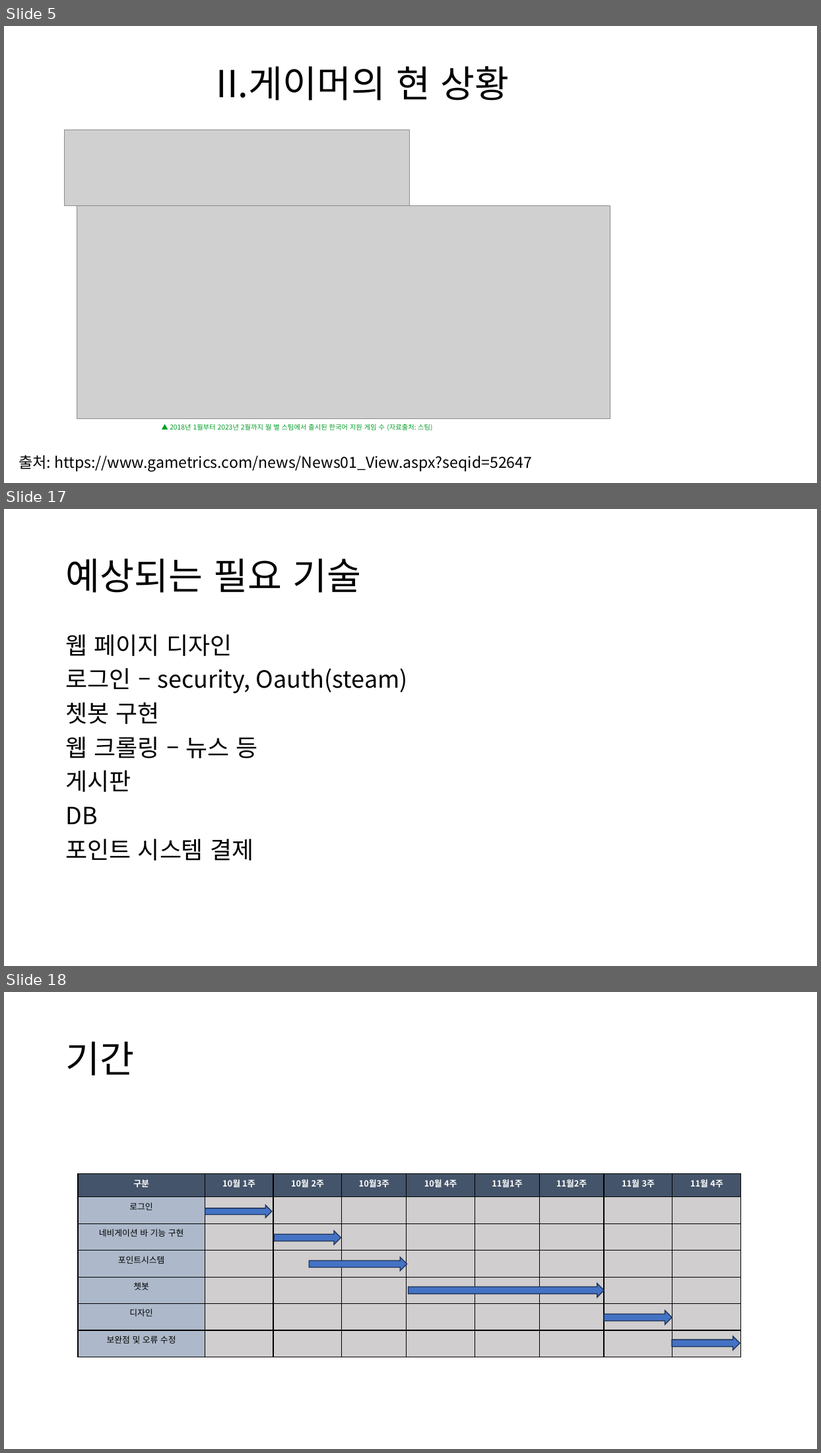
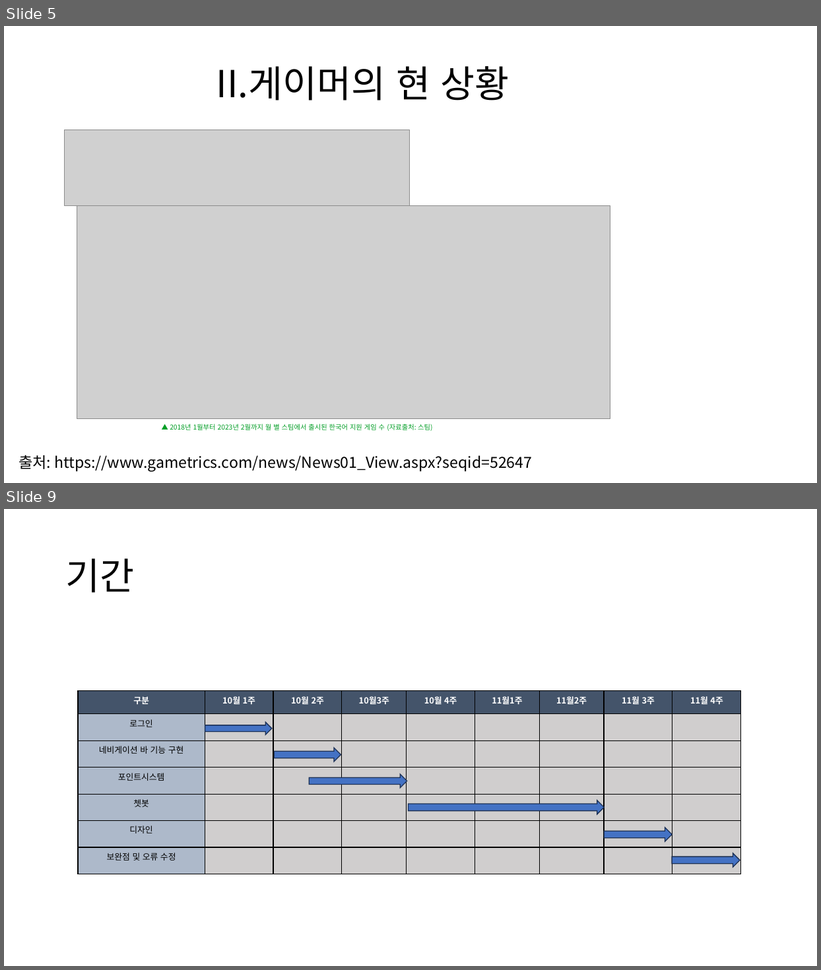
Before and after one commit to chlwlsgh777/project, a slide deck: GamSearch(수정).pptx. Shown one above the other, each under a label of ours: slides 5, 17 and 18 before the commit, slides 5 and 9 after it; the slides between them are not shown. The pictures are 821x1453 and 821x970 pixels, drawn with LibreOffice and Linux fonts; fonts in the diff are those of the drawing; grey boxes stand for pictures. Boxes give left, top, right and bottom in pixels: in the first picture for what was removed or moved away, otherwise in the second. Text is boxed around its words. In the diff, an @@ line names an element or a change of style, - is before the commit and + after.

```diff
--- a/GamSearch(수정).pptx
+++ b/GamSearch(수정).pptx
@@ slide 17 removed at (4,509,817,966), background #FFFFFF @@
@@ title removed at (66,559,361,593) @@
-예상되는 필요 기술
@@ text removed at (66,634,408,861) @@
-웹 페이지 디자인
-로그인 – security, Oauth(steam)
-쳇봇 구현
-웹 크롤링 – 뉴스 등
-게시판
-DB
-포인트 시스템 결제
@@ what was slide 18 is now slide 9 @@
```
Also in this commit, not shown: 3 slides changed, 1 slide added, 9 other slides removed.
